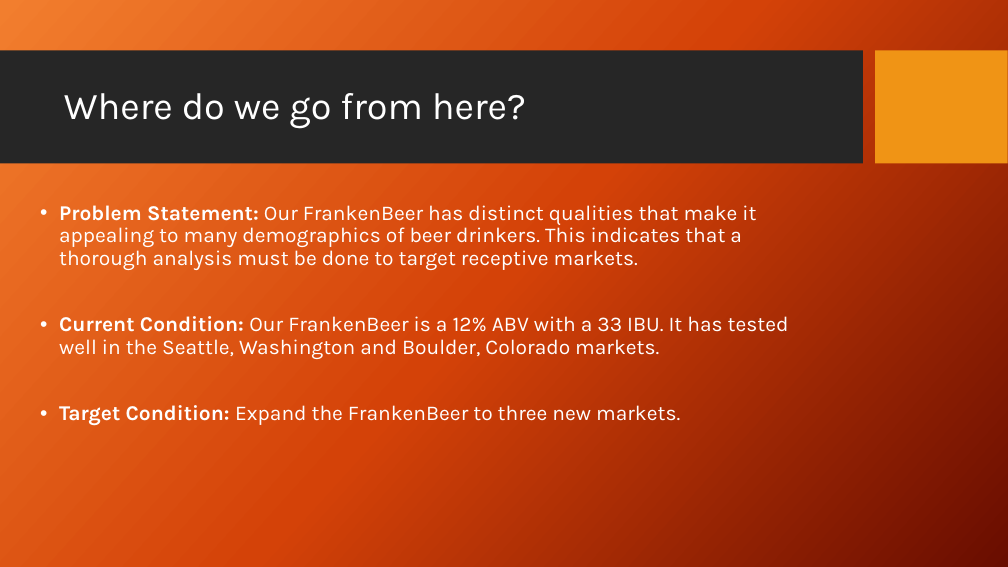
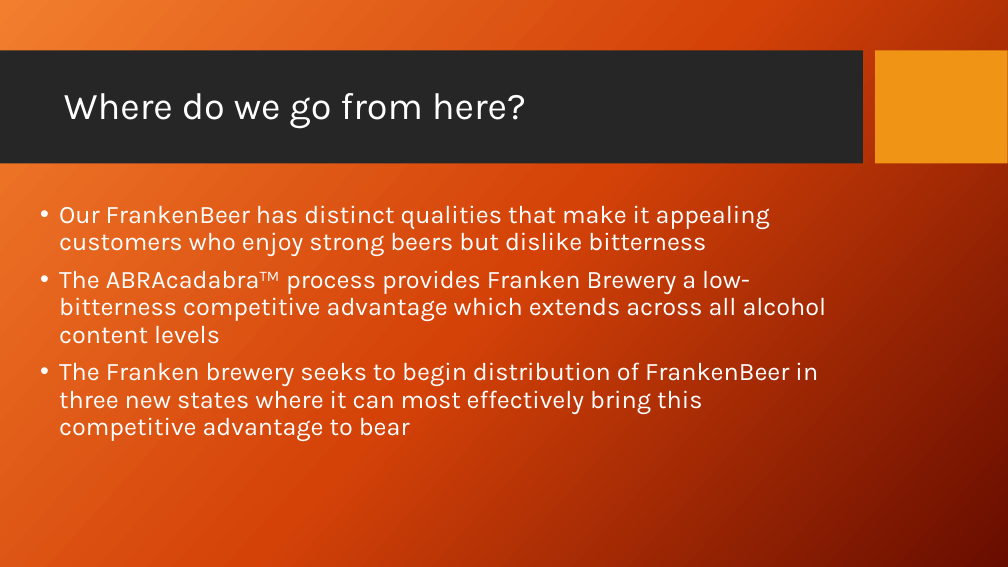
Before and after one commit to nickcellini/DDS-Case-Study-ACQN, a slide deck: slide 6 of Case Study - Project 1 - Final.pptx. Drawn at 1008x567 pixels with LibreOffice and Linux fonts; fonts in the diff are those of the drawing; background and template pictures are left out. Boxes give left, top, right and bottom in pixels: in the first picture for what was removed or moved away, otherwise in the second. Text is boxed around its words. In the diff, an @@ line names an element or a change of style, - is before the commit and + after.

Commit message:
updated with FrankenScore

```diff
--- a/Case Study - Project 1 - Final.pptx
+++ b/Case Study - Project 1 - Final.pptx
@@ text at (x1=59, y1=205, x2=827, y2=441): text changed; size 20 to 24 pt @@
-• Problem Statement: Our FrankenBeer has distinct qualities that make it appealing to many demographics of beer drinkers. This indicates that a thorough analysis must be done to target receptive markets.
-• Current Condition: Our FrankenBeer is a 12% ABV with a 33 IBU. It has tested well in the Seattle, Washington and Boulder, Colorado markets.
-• Target Condition: Expand the FrankenBeer to three new markets.
+• Our FrankenBeer has distinct qualities that make it appealing customers who enjoy strong beers but dislike bitterness
+• The ABRAcadabraTM process provides Franken Brewery a low-bitterness competitive advantage which extends across all alcohol content levels
+• The Franken brewery seeks to begin distribution of FrankenBeer in three new states where it can most effectively bring this competitive advantage to bear
```
Also in this commit, not shown: 3 other slides changed.
